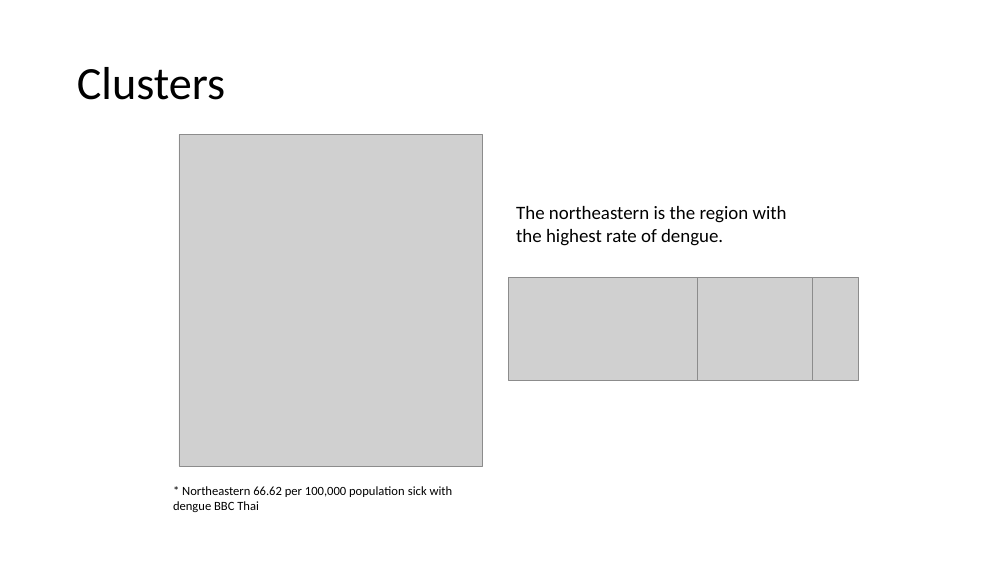
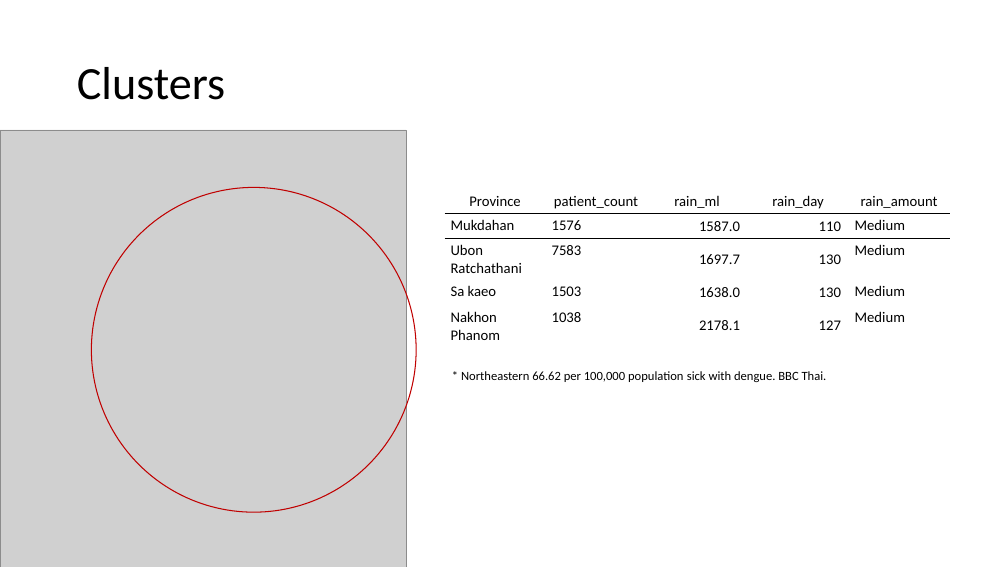
Before and after one commit to Phophism/python_project, a slide deck: slide 18 of Presentation.pptx (slide 21 before the commit). Drawn at 1008x567 pixels with LibreOffice and Linux fonts; fonts in the diff are those of the drawing; grey boxes stand for pictures. Boxes give left, top, right and bottom in pixels: in the first picture for what was removed or moved away, otherwise in the second. Text is boxed around its words. In the diff, an @@ line names an element or a change of style, - is before the commit and + after.

Commit message:
Finish slide presentation

```diff
--- a/Presentation.pptx
+++ b/Presentation.pptx
@@ picture: place and size @@
-picture at [179,135,482,466]
+picture at [0,130,406,567]
@@ ellipse added at [91,188,417,513], outline #C00000 1 pt @@
@@ table added at [445,189,951,346], 5 rows, 5 columns @@
+Province | patient_count | rain_ml | rain_day | rain_amount
+Mukdahan | 1576 | 1587.0 | 110 | Medium
+Ubon Ratchathani | 7583 | 1697.7 | 130 | Medium
+Sa kaeo | 1503 | 1638.0 | 130 | Medium
+Nakhon Phanom | 1038 | 2178.1 | 127 | Medium
@@ text removed at [516,206,787,246] @@
-The northeastern is the region with the highest rate of dengue.
@@ picture removed at [509,278,697,380] @@
@@ picture removed at [697,278,813,380] @@
@@ picture removed at [813,278,859,380] @@
@@ text at [461,371,827,382]: text changed @@
-* Northeastern 66.62 per 100,000 population sick with dengue BBC Thai
+* Northeastern 66.62 per 100,000 population sick with dengue. BBC Thai.
```
Also in this commit, not shown: 9 other slides changed, 4 slides removed.
